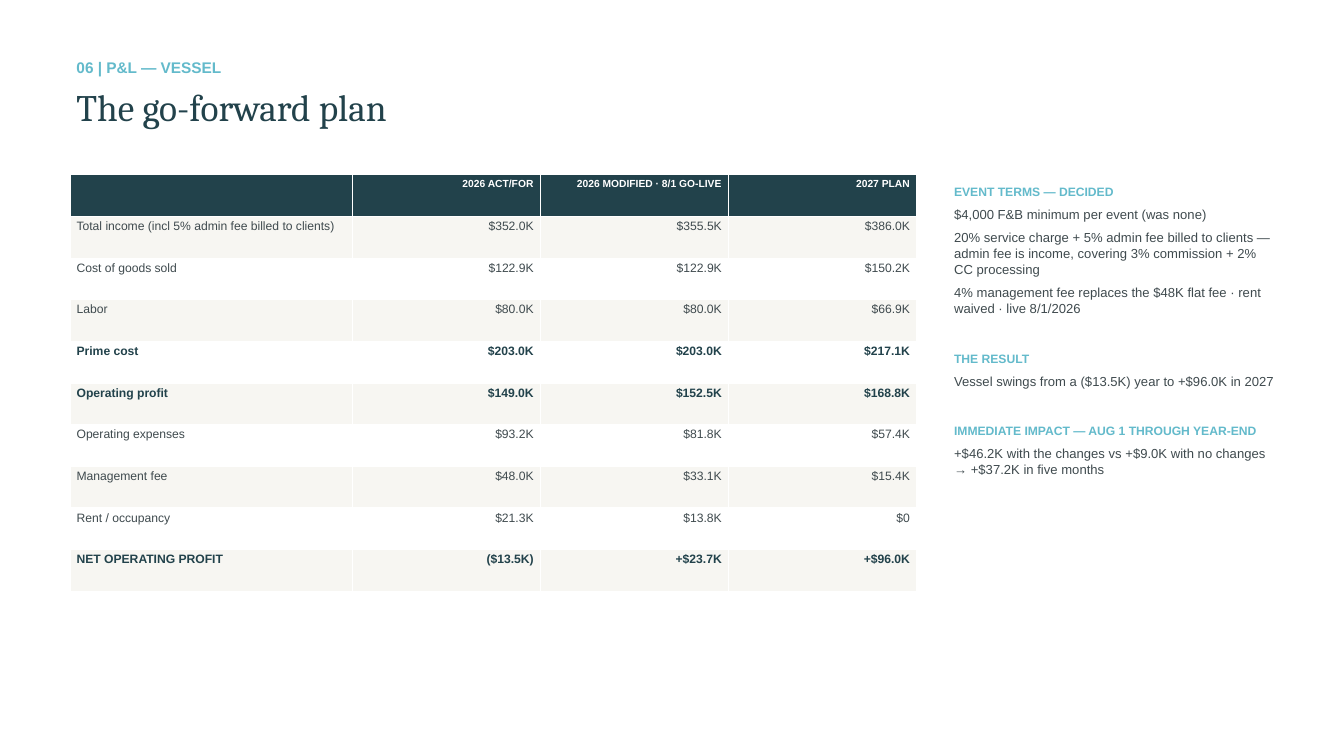
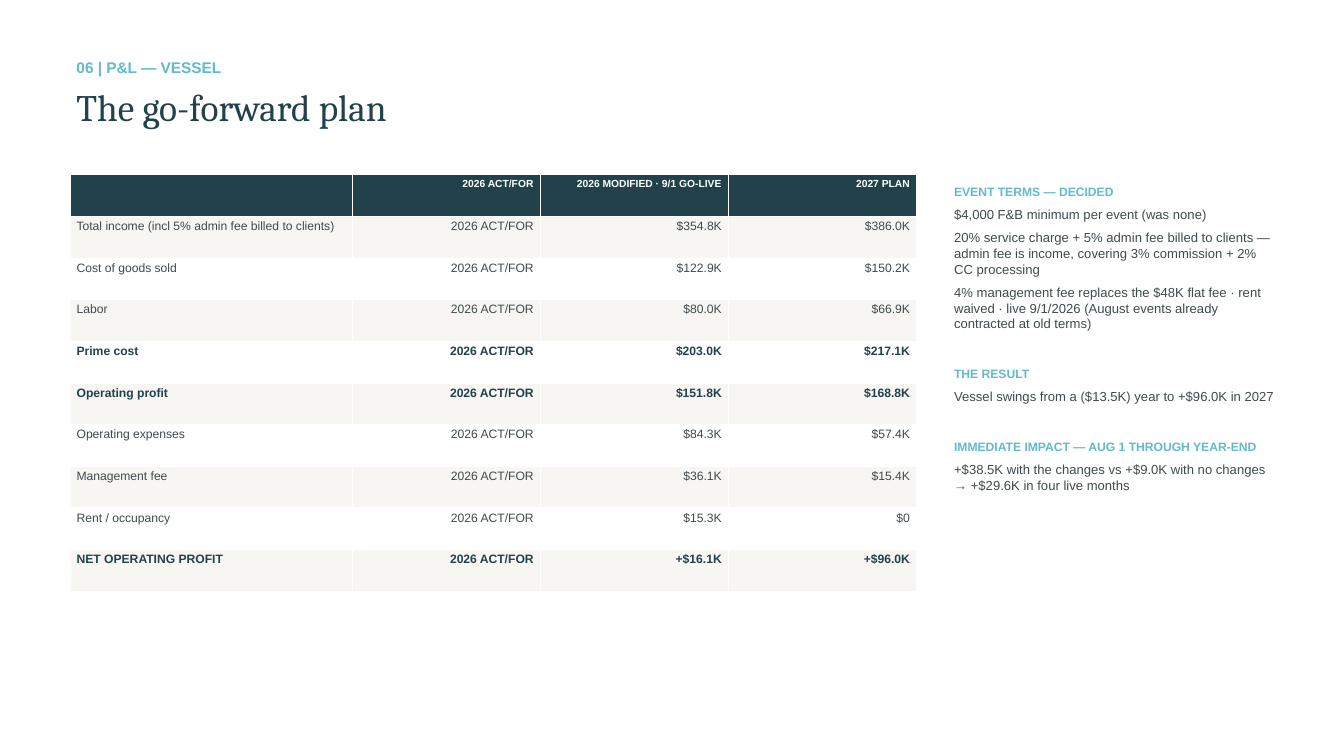
Before and after one commit to rrmethodco/lwvessel, a slide deck: slide 18 of LW_Vessel_Plan_of_Action_071026_10.pptx. Drawn at 1344x756 pixels with LibreOffice and Linux fonts; fonts in the diff are those of the drawing. Boxes give left, top, right and bottom in pixels: in the first picture for what was removed or moved away, otherwise in the second. Text is boxed around its words. In the diff, an @@ line names an element or a change of style, - is before the commit and + after.

```diff
--- a/LW_Vessel_Plan_of_Action_071026_10.pptx
+++ b/LW_Vessel_Plan_of_Action_071026_10.pptx
@@ table at [70, 175, 917, 591] @@
-row 1, column 3: 2026 MODIFIED · 8/1 GO-LIVE
+row 1, column 3: 2026 MODIFIED · 9/1 GO-LIVE
-row 2, column 2: $352.0K
+row 2, column 2: 2026 ACT/FOR
-row 2, column 3: $355.5K
+row 2, column 3: $354.8K
-row 3, column 2: $122.9K
+row 3, column 2: 2026 ACT/FOR
-row 4, column 2: $80.0K
+row 4, column 2: 2026 ACT/FOR
-row 5, column 2: $203.0K
+row 5, column 2: 2026 ACT/FOR
-row 6, column 2: $149.0K
+row 6, column 2: 2026 ACT/FOR
-row 6, column 3: $152.5K
+row 6, column 3: $151.8K
-row 7, column 2: $93.2K
+row 7, column 2: 2026 ACT/FOR
-row 7, column 3: $81.8K
+row 7, column 3: $84.3K
-row 8, column 2: $48.0K
+row 8, column 2: 2026 ACT/FOR
-row 8, column 3: $33.1K
+row 8, column 3: $36.1K
-row 9, column 2: $21.3K
+row 9, column 2: 2026 ACT/FOR
-row 9, column 3: $13.8K
+row 9, column 3: $15.3K
-row 10, column 2: ($13.5K)
+row 10, column 2: 2026 ACT/FOR
-row 10, column 3: +$23.7K
+row 10, column 3: +$16.1K
@@ text at [954, 287, 1261, 331]: text changed @@
-4% management fee replaces the $48K flat fee · rent waived · live 8/1/2026
+4% management fee replaces the $48K flat fee · rent waived · live 9/1/2026 (August events already contracted at old terms)
@@ text at [954, 464, 1265, 491]: text changed @@
-+$46.2K with the changes vs +$9.0K with no changes → +$37.2K in five months
++$38.5K with the changes vs +$9.0K with no changes → +$29.6K in four live months
```
Also in this commit, not shown: 2 other slides changed, 3 other files.
